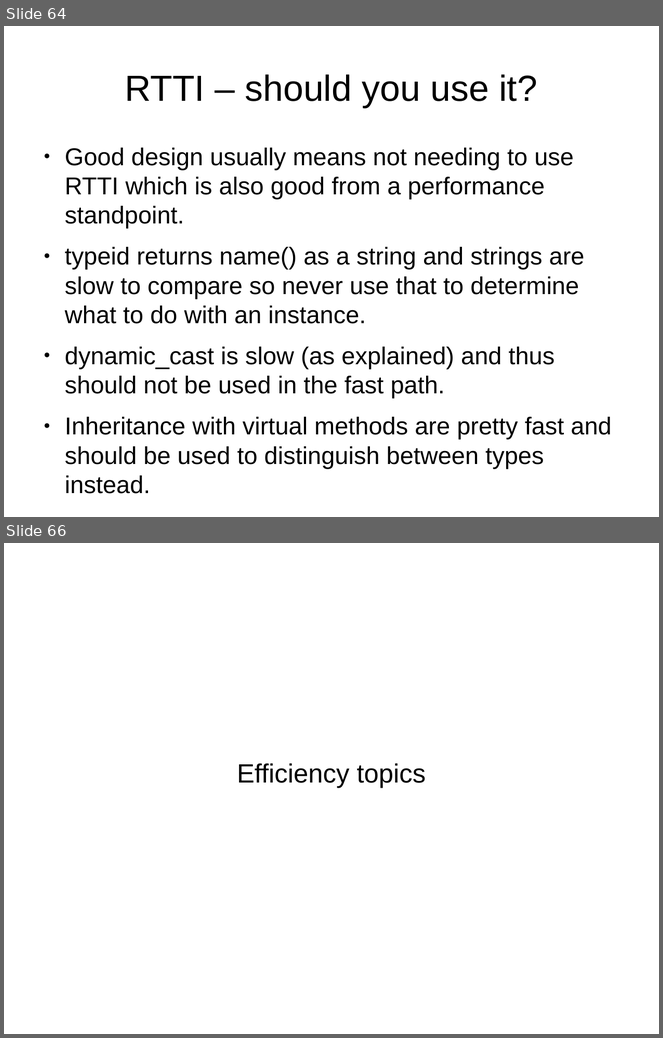
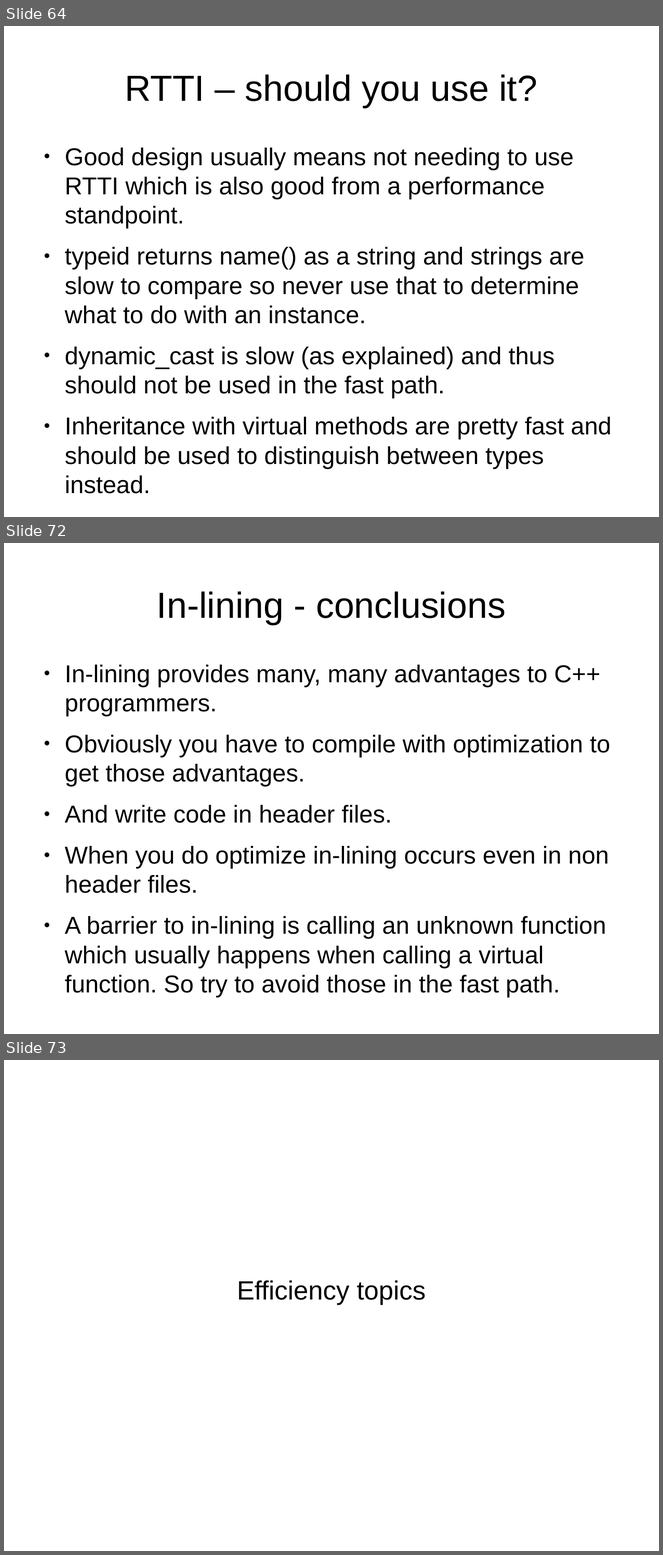
Before and after one commit to veltzer/demos, a slide deck: cpp/multi_core/effective_cplusplus.odp. Shown one above the other, each under a label of ours: slides 64 and 66 before the commit, slides 64, 72 and 73 after it; the slides between them are not shown. The pictures are 663x1038 and 663x1555 pixels, drawn with LibreOffice and Linux fonts; fonts in the diff are those of the drawing. Boxes give left, top, right and bottom in pixels: in the first picture for what was removed or moved away, otherwise in the second. Text is boxed around its words. In the diff, an @@ line names an element or a change of style, - is before the commit and + after.

```diff
--- a/cpp/multi_core/effective_cplusplus.odp
+++ b/cpp/multi_core/effective_cplusplus.odp
@@ slide 72 added at bbox=[4, 543, 659, 1034], background #FFFFFF @@
@@ title added at bbox=[157, 591, 506, 625], 44 pt, text #000000 @@
+In-lining - conclusions
@@ text added at bbox=[65, 665, 610, 993], 29.6 pt, text #000000 @@
+● In-lining provides many, many advantages to C++ programmers.
+● Obviously you have to compile with optimization to get those advantages.
+● And write code in header files.
+● When you do optimize in-lining occurs even in non header files.
+● A barrier to in-lining is calling an unknown function which usually happens when calling a virtual function. So try to avoid those in the fast path.
@@ what was slide 66 is now slide 73 @@
```
Also in this commit, not shown: 2 slides changed, 6 other slides added, 3 other files.
